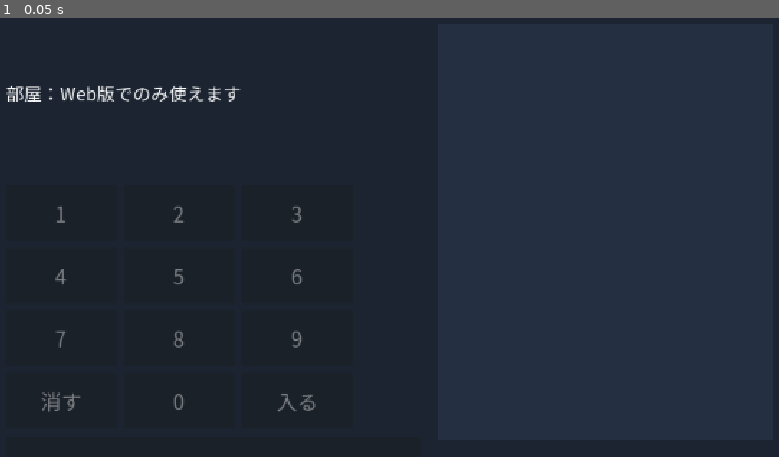
Above: before the commit, frame 1.
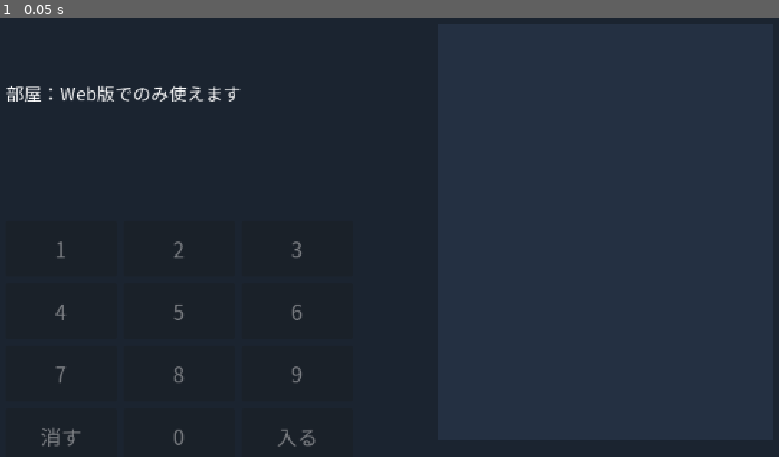
Above: after the commit, the same moment.

Repository: koyoy1016-gif/bigbusters-godot
Game: Godot game, scene res://scenes/experiments/room_screen.tscn
Two runs of this game, one before a commit and one after it. Both use one fixed random seed, a clock stepped at 60 frames per second and the inputs below. This scene is started directly instead of the project's main scene.
Inputs:
- Up to frame 1 (0.05 s): no input

The runs differ from the first frame. In frame 1, 0.7% of the frame differs, in the area x 5-41%, y 43-98%.

Commit message:
手順3：接続の状態の表示と、切れたときの自動再接続を追加
接続の状態（.info/connected）を見て、接続中・接続済み・切断・再接続中を
画面に出す。切れると、サーバーが枠と位置を消す（onDisconnect）。戻ると、
同じ部屋に自動で入り直す（待ち時間は1秒から倍々に伸ばし、最大16秒）。
退出したあと、満員のときは入り直さない。
テスト：Node（切断・再接続・退出後・待ち時間・満員）17項目、Godot全部合格。

Co-Authored-By: Claude Haiku 5.5 <noreply@anthropic.com>
Claude-Session: https://claude.ai/code/session_01U5QjkxQPQVJ9bA9eQTVgJt

Diff:
--- a/data/room_screen.json
+++ b/data/room_screen.json
@@ -6,7 +6,20 @@
   "background_color": "#1b2430",
   "text_color": "#ffffff",
   "placeholder": "_",
-  "keys": ["1", "2", "3", "4", "5", "6", "7", "8", "9", "消す", "0", "入る"],
+  "keys": [
+    "1",
+    "2",
+    "3",
+    "4",
+    "5",
+    "6",
+    "7",
+    "8",
+    "9",
+    "消す",
+    "0",
+    "入る"
+  ],
   "leave_key": "出る",
   "texts": {
     "not_web": "部屋：Web版でのみ使えます",
@@ -20,6 +33,10 @@
     "ok": "接続の準備ができました",
     "error": "うまくいきませんでした：%s",
     "members": "いま部屋にいる枠：%s",
-    "members_none": "いま部屋にいる枠：なし"
+    "members_none": "いま部屋にいる枠：なし",
+    "connecting": "接続中…",
+    "connected": "接続済み",
+    "disconnected": "切断（自動で戻ります）",
+    "reconnecting": "再接続中…（同じ部屋に、自動で入り直します）"
   }
 }
--- a/scripts/network/room_screen.gd
+++ b/scripts/network/room_screen.gd
@@ -26,6 +26,7 @@
 var status_label: Label
 var members_label: Label
 var rate_label: Label
+var connection_label: Label
 var stage: Control
 var boxes := {}
 var box_targets := {}
@@ -67,6 +68,8 @@
 			return str(texts["in_room"]) % [str(state.get("slot", "")), members.size()]
 		"joining", "pending":
 			return str(texts["joining"])
+		"reconnecting":
+			return str(texts["reconnecting"])
 		"full":
 			return str(texts["full"])
 		"left":
@@ -77,6 +80,19 @@
 			return str(texts["error"]) % str(state.get("error", ""))
 		_:
 			return str(texts["idle"])
+
+
+## 接続の状態（JS）から、画面に出す1行の文字を作る
+static func build_connection_text(state: Dictionary, texts: Dictionary) -> String:
+	if str(state.get("status", "")) == "reconnecting":
+		return str(texts["reconnecting"])
+	match str(state.get("connection", "")):
+		"connected":
+			return str(texts["connected"])
+		"disconnected":
+			return str(texts["disconnected"])
+		_:
+			return str(texts["connecting"])
 
 
 ## 部屋にいる枠の一覧の文字
@@ -131,6 +147,8 @@
 	column.add_child(status_label)
 	members_label = _make_label(font, int(ui["small_font_size"]))
 	column.add_child(members_label)
+	connection_label = _make_label(font, int(ui["small_font_size"]))
+	column.add_child(connection_label)
 	rate_label = _make_label(font, int(ui["small_font_size"]))
 	column.add_child(rate_label)
 	var grid := GridContainer.new()
@@ -250,6 +268,7 @@
 	last_state = state
 	_show_status(build_status_text(state, ui["texts"]))
 	members_label.text = build_members_text(state, ui["texts"])
+	connection_label.text = build_connection_text(state, ui["texts"])
 
 
 ## 送った回数と受けた回数から、回/秒を出す
--- a/tests/test_room_screen.gd
+++ b/tests/test_room_screen.gd
@@ -44,6 +44,11 @@
 	check(Screen.build_status_text({"status": "full"}, texts) == texts["full"], "満員")
 	check(Screen.build_status_text({"status": "left"}, texts) == texts["left"], "退室した")
 	check(Screen.build_status_text({"status": "error", "error": "network down"}, texts) == "うまくいきませんでした：network down", "失敗：エラーの文字が出る")
+	check(Screen.build_status_text({"status": "reconnecting"}, texts) == texts["reconnecting"], "再接続中の表示")
+	check(Screen.build_connection_text({"connection": "connected"}, texts) == texts["connected"], "接続の表示：接続済み")
+	check(Screen.build_connection_text({"connection": "disconnected"}, texts) == texts["disconnected"], "接続の表示：切断")
+	check(Screen.build_connection_text({"connection": "disconnected", "status": "reconnecting"}, texts) == texts["reconnecting"], "再接続中は、再接続中と出す")
+	check(Screen.build_connection_text({}, texts) == texts["connecting"], "まだ分からないときは、接続中")
 	check(Screen.build_members_text({"members": []}, texts) == texts["members_none"], "誰もいないときの一覧")
 	check(Screen.build_members_text({"members": ["p1", "p3"]}, texts) == "いま部屋にいる枠：p1, p3", "在室の枠を並べる")
 
Not shown, changed: export_presets.cfg
Not shown, changed: NOTES.md
Not shown, changed: tests/js/room_bridge.test.mjs
